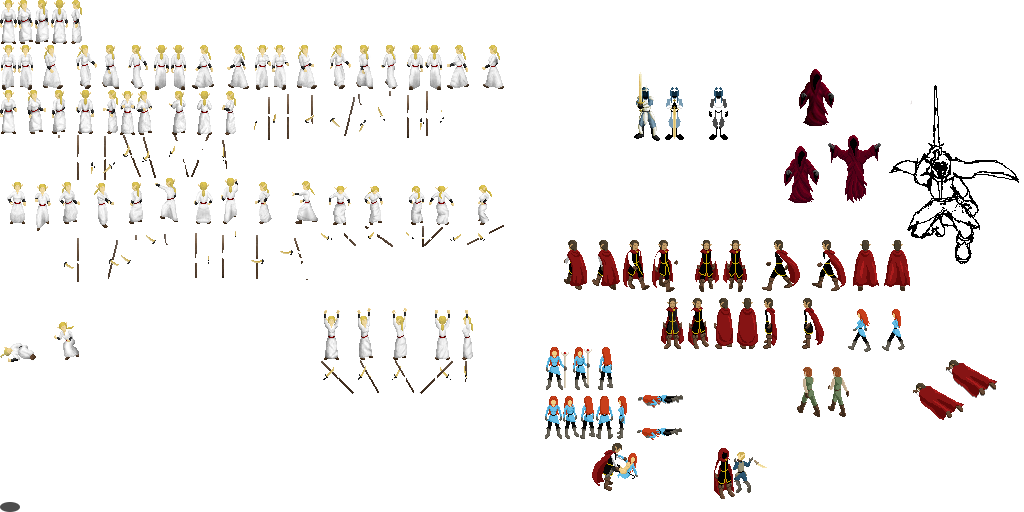
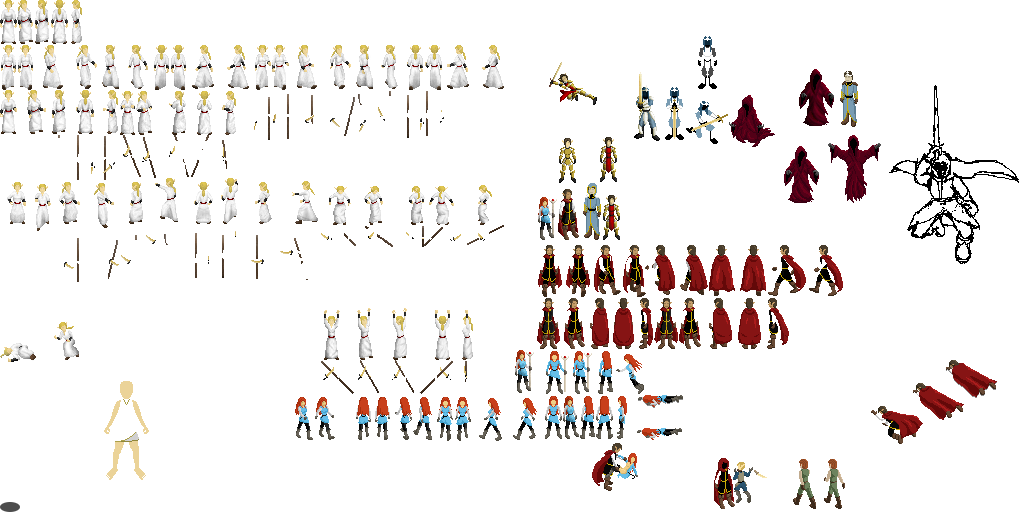
Layer changes from the first 1024px x 512px image to the second:
moved "backgro" above "weapons", painted on it over (865, 100, 912, 352)
painted on "weapons" over (526, 62, 767, 503)
painted on "temp" over (104, 152, 729, 480)
painted on "background" over (295, 36, 929, 509)
